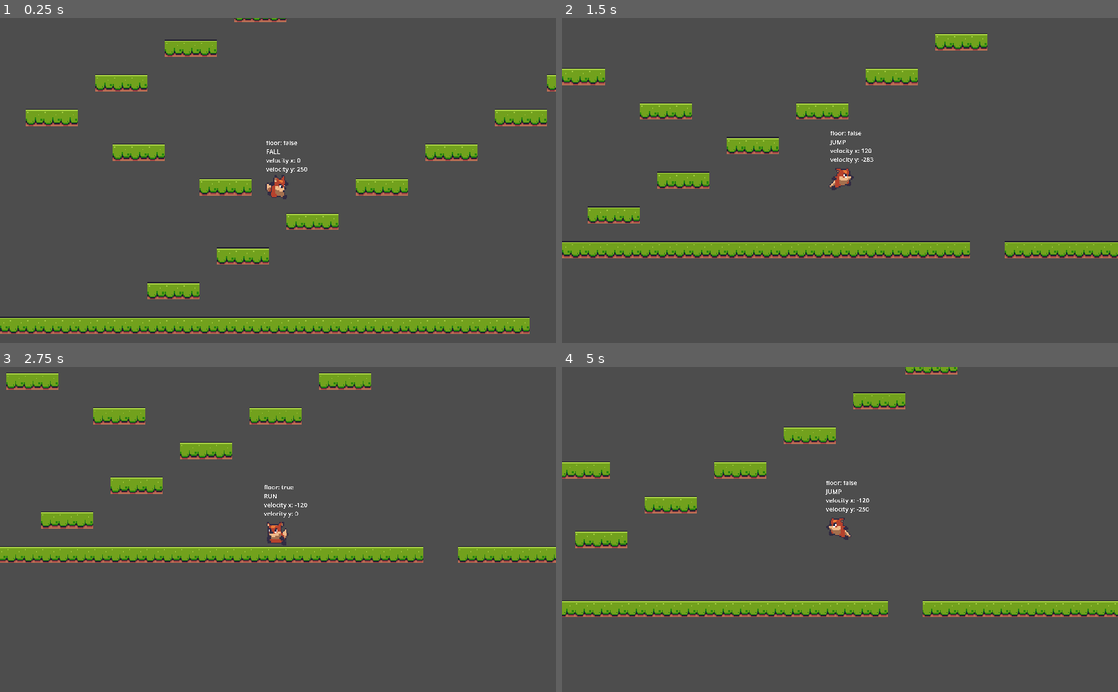
Above: before the commit, frames 1-4 (two rows, left to right).
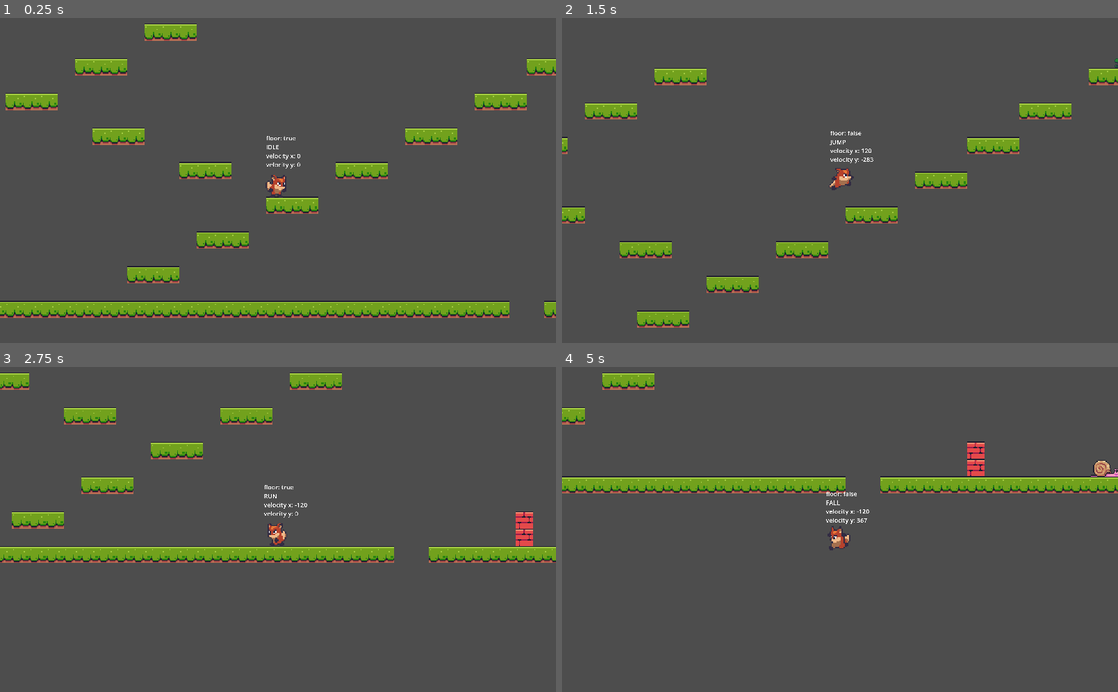
Above: after the commit, the same moments.

Repository: dizuane/godot-fox-antics
Game: Godot game, scene res://level_base/level_base.tscn
The game is run twice, just before and just after one commit, with the same random seed, the same clock (stepped at 60 frames per second) and the same inputs. The project has no main scene, so this scene is started directly.
Inputs:
- Up to frame 1 (0.25 s): no input
- Up to frame 2 (1.5 s): hold D (right) from 0.53 s (still down); tap Space (jump) at 0.6, 0.77, 1.07, 1.35 s
- Up to frame 3 (2.75 s): tap Space (jump) at 1.52, 1.82, 2.1 s; release D (right) at 2.03 s; hold A (left) from 2.03 s (still down)
- Up to frame 4 (5 s): release A (left) at 2.78 s; hold D (right) 2.78-4.28 s; tap Space (jump) at 2.85, 3.02, 3.32, 3.6, 3.77, 4.07, 4.35, 4.52, 4.82 s; hold A (left) from 4.28 s (still down)

The runs differ from the first frame. In frame 1, 21% of the frame differs, in the area x 0-100%, y 0-98%; in frame 2, 13%; in frame 3, 6.7%; in frame 4, 14%.

Commit message:
Added snail and frog enemies

Diff:
--- a/enemies/enemy_base/enemy_base.gd
+++ b/enemies/enemy_base/enemy_base.gd
@@ -7,8 +7,8 @@
 
 @export var default_facing: FACING = FACING.LEFT
 @export var points: int = 1
+@export var speed: float = 30.0
 
-var _speed: float = 30.0
 var _gravity: float = 800.0
 var _facing: FACING = default_facing
 var _player_ref: Player
--- /dev/null
+++ b/enemies/frog/frog.gd
@@ -0,0 +1,69 @@
+extends EnemyBase
+
+const JUMP_VELOCITY: Vector2 = Vector2(100, -150)
+const JUMP_WAIT_RANGE: Vector2 = Vector2(2.5, 5.0)
+
+@onready var animated_sprite_2d = $AnimatedSprite2D
+@onready var jump_timer = $JumpTimer
+
+var _jump: bool = false
+var _seen_player: bool = false
+
+func _ready():
+	super._ready()
+	start_timer()
+
+
+func _physics_process(delta):
+	super._physics_process(delta)
+	if !is_on_floor():
+		velocity.y += _gravity * delta
+	else:
+		velocity.x = 0
+		animated_sprite_2d.play("idle")
+
+	apply_jump()
+	move_and_slide()
+	flip_me()
+
+
+func apply_jump() -> void:
+	if !is_on_floor():
+		return
+
+	if !_seen_player or !_jump:
+		return
+
+	velocity = JUMP_VELOCITY
+
+	if !animated_sprite_2d.flip_h:
+		velocity.x = velocity.x * -1
+
+	_jump = false
+	animated_sprite_2d.play("jump")
+	start_timer()
+
+
+func flip_me() -> void:
+	if (_player_ref.global_position.x > global_position.x
+		and !animated_sprite_2d.flip_h):
+
+		animated_sprite_2d.flip_h = true
+	elif (_player_ref.global_position.x < global_position.x
+		and animated_sprite_2d.flip_h):
+
+		animated_sprite_2d.flip_h = false
+
+
+func start_timer() -> void:
+	jump_timer.wait_time = randf_range(JUMP_WAIT_RANGE.x, JUMP_WAIT_RANGE.y)
+	jump_timer.start()
+
+
+func _on_jump_timer_timeout():
+	_jump = true
+
+
+func _on_visible_on_screen_notifier_2d_screen_entered():
+	_seen_player = true
+	print("_seen_player: ", _seen_player)
--- /dev/null
+++ b/enemies/frog/frog.tscn
@@ -0,0 +1,87 @@
+[gd_scene load_steps=13 format=3 uid="uid://b8yytt36b0r6l"]
+
+[ext_resource type="PackedScene" uid="uid://cm0gs0creneew" path="res://enemies/enemy_base/enemy_base.tscn" id="1_xr38a"]
+[ext_resource type="Script" path="res://enemies/frog/frog.gd" id="2_1fmpr"]
+[ext_resource type="Texture2D" uid="uid://cbsqw70bd0xqp" path="res://assets/enemies/frog/frog_sheet.png" id="3_vbgri"]
+
+[sub_resource type="AtlasTexture" id="AtlasTexture_ga4o0"]
+atlas = ExtResource("3_vbgri")
+region = Rect2(0, 0, 35, 32)
+
+[sub_resource type="AtlasTexture" id="AtlasTexture_5xdih"]
+atlas = ExtResource("3_vbgri")
+region = Rect2(35, 0, 35, 32)
+
+[sub_resource type="AtlasTexture" id="AtlasTexture_1foiw"]
+atlas = ExtResource("3_vbgri")
+region = Rect2(70, 0, 35, 32)
+
+[sub_resource type="AtlasTexture" id="AtlasTexture_a2u3g"]
+atlas = ExtResource("3_vbgri")
+region = Rect2(105, 0, 35, 32)
+
+[sub_resource type="AtlasTexture" id="AtlasTexture_l1on2"]
+atlas = ExtResource("3_vbgri")
+region = Rect2(140, 0, 35, 32)
+
+[sub_resource type="AtlasTexture" id="AtlasTexture_2qgy2"]
+atlas = ExtResource("3_vbgri")
+region = Rect2(175, 0, 35, 32)
+
+[sub_resource type="AtlasTexture" id="AtlasTexture_w28ip"]
+atlas = ExtResource("3_vbgri")
+region = Rect2(210, 0, 35, 32)
+
+[sub_resource type="SpriteFrames" id="SpriteFrames_407dd"]
+animations = [{
+"frames": [{
+"duration": 1.0,
+"texture": SubResource("AtlasTexture_ga4o0")
+}, {
+"duration": 1.0,
+"texture": SubResource("AtlasTexture_5xdih")
+}, {
+"duration": 1.0,
+"texture": SubResource("AtlasTexture_1foiw")
+}, {
+"duration": 1.0,
+"texture": SubResource("AtlasTexture_a2u3g")
+}, {
+"duration": 3.0,
+"texture": SubResource("AtlasTexture_l1on2")
+}],
+"loop": true,
+"name": &"idle",
+"speed": 4.0
+}, {
+"frames": [{
+"duration": 1.0,
+"texture": SubResource("AtlasTexture_2qgy2")
+}, {
+"duration": 1.0,
+"texture": SubResource("AtlasTexture_w28ip")
+}],
+"loop": false,
+"name": &"jump",
+"speed": 2.0
+}]
+
+[sub_resource type="RectangleShape2D" id="RectangleShape2D_sk6h6"]
+size = Vector2(13, 10)
+
+[node name="Frog" instance=ExtResource("1_xr38a")]
+script = ExtResource("2_1fmpr")
+
+[node name="AnimatedSprite2D" parent="." index="1"]
+scale = Vector2(0.75, 0.75)
+sprite_frames = SubResource("SpriteFrames_407dd")
+animation = &"idle"
+autoplay = "idle"
+
+[node name="CollisionShape2D" type="CollisionShape2D" parent="." index="2"]
+position = Vector2(-0.5, 3)
+shape = SubResource("RectangleShape2D_sk6h6")
+
+[node name="JumpTimer" type="Timer" parent="." index="3"]
+
+[connection signal="timeout" from="JumpTimer" to="." method="_on_jump_timer_timeout"]
--- /dev/null
+++ b/enemies/snail/snail.gd
@@ -0,0 +1,32 @@
+extends EnemyBase
+
+@onready var animated_sprite_2d = $AnimatedSprite2D
+@onready var floor_detection = $FloorDetection
+
+func _ready():
+	super._ready()
+
+
+func _physics_process(delta):
+	super._physics_process(delta)
+
+	if !is_on_floor():
+		velocity.y += _gravity * delta
+	else:
+		velocity.x = speed * _facing
+
+	move_and_slide()
+
+	if is_on_floor():
+		if is_on_wall() or !floor_detection.is_colliding():
+			flip_me()
+
+
+func flip_me() -> void:
+	animated_sprite_2d.flip_h = !animated_sprite_2d.flip_h
+	floor_detection.position.x = floor_detection.position.x * -1
+
+	if _facing == FACING.LEFT:
+		_facing = FACING.RIGHT
+	else:
+		_facing = FACING.LEFT
--- /dev/null
+++ b/enemies/snail/snail.tscn
@@ -0,0 +1,105 @@
+[gd_scene load_steps=16 format=3 uid="uid://db08ctdllsko5"]
+
+[ext_resource type="PackedScene" uid="uid://cm0gs0creneew" path="res://enemies/enemy_base/enemy_base.tscn" id="1_qwb5a"]
+[ext_resource type="Script" path="res://enemies/snail/snail.gd" id="2_loq0h"]
+[ext_resource type="Texture2D" uid="uid://05n6evoq63b4" path="res://assets/enemies/snail/snail.png" id="3_uygtp"]
+
+[sub_resource type="AtlasTexture" id="AtlasTexture_w6guo"]
+atlas = ExtResource("3_uygtp")
+region = Rect2(0, 0, 38, 24)
+
+[sub_resource type="AtlasTexture" id="AtlasTexture_6d4tf"]
+atlas = ExtResource("3_uygtp")
+region = Rect2(38, 0, 38, 24)
+
+[sub_resource type="AtlasTexture" id="AtlasTexture_80cbg"]
+atlas = ExtResource("3_uygtp")
+region = Rect2(76, 0, 38, 24)
+
+[sub_resource type="AtlasTexture" id="AtlasTexture_23fa6"]
+atlas = ExtResource("3_uygtp")
+region = Rect2(114, 0, 38, 24)
+
+[sub_resource type="AtlasTexture" id="AtlasTexture_i4yep"]
+atlas = ExtResource("3_uygtp")
+region = Rect2(152, 0, 38, 24)
+
+[sub_resource type="AtlasTexture" id="AtlasTexture_q2dkl"]
+atlas = ExtResource("3_uygtp")
+region = Rect2(190, 0, 38, 24)
+
+[sub_resource type="AtlasTexture" id="AtlasTexture_53dp1"]
+atlas = ExtResource("3_uygtp")
+region = Rect2(228, 0, 38, 24)
+
+[sub_resource type="AtlasTexture" id="AtlasTexture_xg6mr"]
+atlas = ExtResource("3_uygtp")
+region = Rect2(266, 0, 38, 24)
+
+[sub_resource type="AtlasTexture" id="AtlasTexture_nac6k"]
+atlas = ExtResource("3_uygtp")
+region = Rect2(304, 0, 38, 24)
+
+[sub_resource type="AtlasTexture" id="AtlasTexture_lgmus"]
+atlas = ExtResource("3_uygtp")
+region = Rect2(342, 0, 38, 24)
+
+[sub_resource type="SpriteFrames" id="SpriteFrames_d4cd3"]
+animations = [{
+"frames": [{
+"duration": 1.0,
+"texture": SubResource("AtlasTexture_w6guo")
+}, {
+"duration": 1.0,
+"texture": SubResource("AtlasTexture_6d4tf")
+}, {
+"duration": 1.0,
+"texture": SubResource("AtlasTexture_80cbg")
+}, {
+"duration": 1.0,
+"texture": SubResource("AtlasTexture_23fa6")
+}, {
+"duration": 1.0,
+"texture": SubResource("AtlasTexture_i4yep")
+}, {
+"duration": 1.0,
+"texture": SubResource("AtlasTexture_q2dkl")
+}, {
+"duration": 1.0,
+"texture": SubResource("AtlasTexture_53dp1")
+}, {
+"duration": 1.0,
+"texture": SubResource("AtlasTexture_xg6mr")
+}, {
+"duration": 1.0,
+"texture": SubResource("AtlasTexture_nac6k")
+}, {
+"duration": 1.0,
+"texture": SubResource("AtlasTexture_lgmus")
+}],
+"loop": true,
+"name": &"walk",
+"speed": 12.0
+}]
+
+[sub_resource type="RectangleShape2D" id="RectangleShape2D_qoyyt"]
+size = Vector2(20, 10)
+
+[node name="Snail" instance=ExtResource("1_qwb5a")]
+script = ExtResource("2_loq0h")
+
+[node name="AnimatedSprite2D" parent="." index="1"]
+scale = Vector2(0.75, 0.75)
+sprite_frames = SubResource("SpriteFrames_d4cd3")
+animation = &"walk"
+autoplay = "walk"
+frame = 3
+frame_progress = 0.782084
+
+[node name="FloorDetection" type="RayCast2D" parent="." index="2"]
+position = Vector2(-15, 0)
+target_position = Vector2(0, 30)
+
+[node name="CollisionShape2D" type="CollisionShape2D" parent="." index="3"]
+position = Vector2(0, 3)
+shape = SubResource("RectangleShape2D_qoyyt")
--- a/level_base/level_base.tscn
+++ b/level_base/level_base.tscn
@@ -1,9 +1,11 @@
-[gd_scene load_steps=7 format=3 uid="uid://bfft0gvwu2sut"]
+[gd_scene load_steps=9 format=3 uid="uid://bfft0gvwu2sut"]
 
 [ext_resource type="Script" path="res://level_base/level_base.gd" id="1_i2i38"]
 [ext_resource type="Texture2D" uid="uid://ce0bqav8yix4q" path="res://assets/tiles/Terrain (16x16).png" id="1_sg3iq"]
 [ext_resource type="PackedScene" uid="uid://bm1n2u8xlrl4e" path="res://player_cam/player_cam.tscn" id="2_pe86m"]
 [ext_resource type="PackedScene" uid="uid://81ctaootuter" path="res://player/player.tscn" id="3_ltp7w"]
+[ext_resource type="PackedScene" uid="uid://db08ctdllsko5" path="res://enemies/snail/snail.tscn" id="5_32cm4"]
+[ext_resource type="PackedScene" uid="uid://b8yytt36b0r6l" path="res://enemies/frog/frog.tscn" id="6_6q15c"]
 
 [sub_resource type="TileSetAtlasSource" id="TileSetAtlasSource_ledg1"]
 texture = ExtResource("1_sg3iq")
@@ -525,11 +527,17 @@
 [node name="TileMap" type="TileMap" parent="."]
 tile_set = SubResource("TileSet_uofb7")
 format = 2
-layer_0/tile_data = PackedInt32Array(-4, 458752, 0, -3, 4587 …(2230 unchanged characters)… -1245166, 458752, 0, -1245165, 458752, 0)
+layer_0/tile_data = PackedInt32Array(-4, 458752, 0, -3, 4587 …(2230 unchanged characters)… -1245166, 458752, 0, -1245165, 458752, 0, -131031, 1179648, 4, -196567, 1179648, 4)
 
 [node name="PlayerCam" parent="." instance=ExtResource("2_pe86m")]
 position = Vector2(258, -150)
 zoom = Vector2(2, 2)
 
 [node name="Player" parent="." instance=ExtResource("3_ltp7w")]
-position = Vector2(312, -171)
+position = Vector2(331, -131)
+
+[node name="Snail" parent="." instance=ExtResource("5_32cm4")]
+position = Vector2(724, -44)
+
+[node name="Frog" parent="." instance=ExtResource("6_6q15c")]
+position = Vector2(706, -313)
